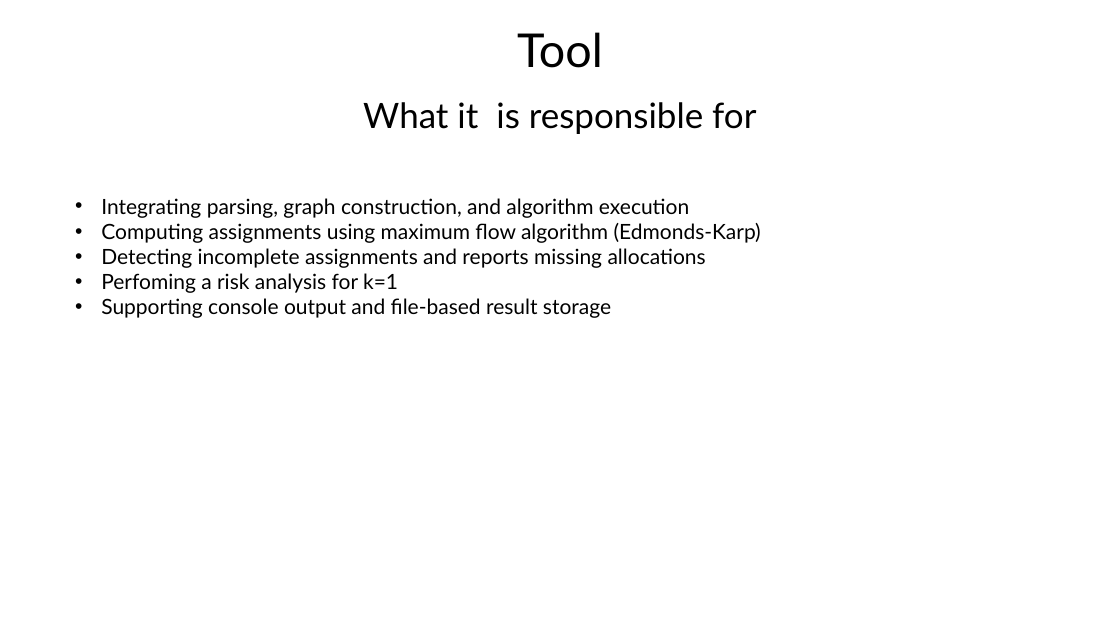
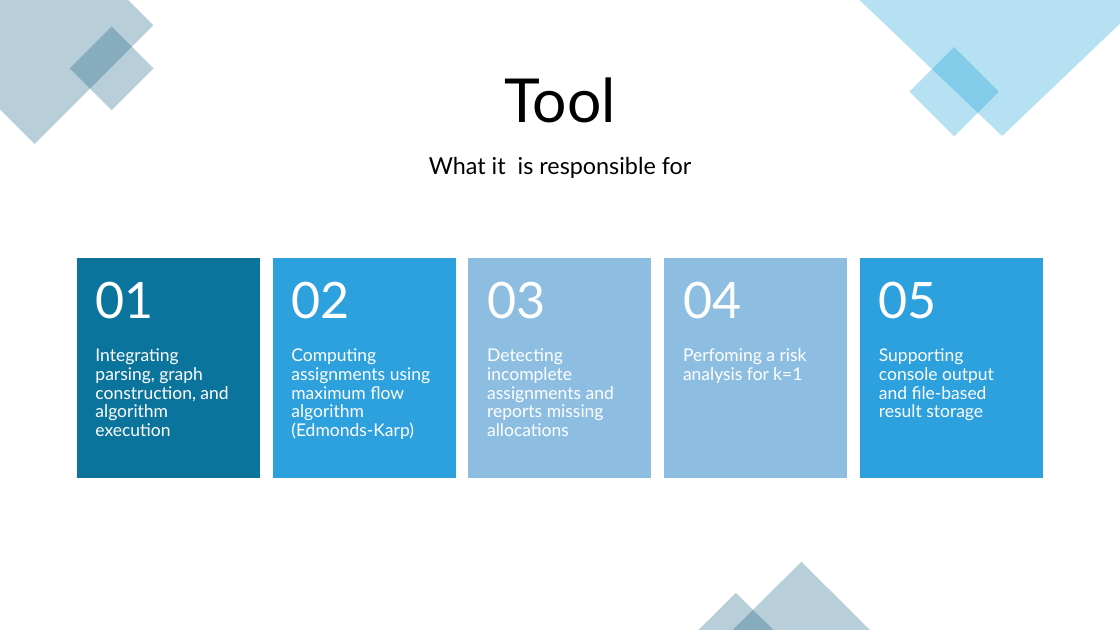
Before and after one commit to Tiago-Su/DA-s-project-1, a slide deck: slide 28 of Presentation.pptx (slide 22 before the commit). Drawn at 1120x630 pixels with LibreOffice and Linux fonts; fonts in the diff are those of the drawing. Boxes give left, top, right and bottom in pixels: in the first picture for what was removed or moved away, otherwise in the second. Text is boxed around its words. In the diff, an @@ line names an element or a change of style, - is before the commit and + after.

```diff
--- a/Presentation.pptx
+++ b/Presentation.pptx
@@ freeform shape added at [0, 0, 154, 144], fill #156082 at 30% opacity @@
@@ rectangle added at [70, 26, 154, 111], fill #156082 at 30% opacity @@
@@ subtitle "What it is responsible for": place and size @@
-subtitle "What it is responsible for" at [363, 102, 756, 134]
+subtitle "What it is responsible for" at [429, 156, 692, 178]
@@ subtitle "What it is responsible for" at [429, 156, 692, 178]: size 30 to 20 pt; alignment centre to left @@
@@ freeform shape added at [860, 0, 1120, 136], fill #0F9ED5 at 30% opacity @@
@@ title "Tool": place and size @@
-title "Tool" at [517, 32, 603, 68]
+title "Tool" at [504, 77, 615, 123]
@@ title "Tool" at [504, 77, 615, 123]: size 40 to 52 pt; vertical alignment bottom to middle @@
@@ rectangle added at [909, 47, 999, 137], fill #0F9ED5 at 30% opacity @@
@@ text removed at [101, 198, 761, 318] @@
-• Integrating parsing, graph construction, and algorithm execution
-• Computing assignments using maximum flow algorithm (Edmonds-Karp)
-• Detecting incomplete assignments and reports missing allocations
-• Perfoming a risk analysis for k=1
-• Supporting console output and file-based result storage
@@ group added at [77, 259, 1043, 476]: 10 texts, 5 rectangles @@
+Integrating parsing, graph construction, and algorithm execution
+01
+Computing assignments using maximum flow algorithm (Edmonds-Karp)
+02
+Detecting incomplete assignments and reports missing allocations
+03
+Perfoming a risk analysis for k=1
+04
+Supporting console output and file-based result storage
+05
@@ triangle added at [733, 562, 870, 630], fill #156082 at 30% opacity @@
@@ triangle added at [699, 593, 774, 630], fill #156082 at 30% opacity @@
```
Also in this commit, not shown: 26 other slides changed, 7 slides added.
